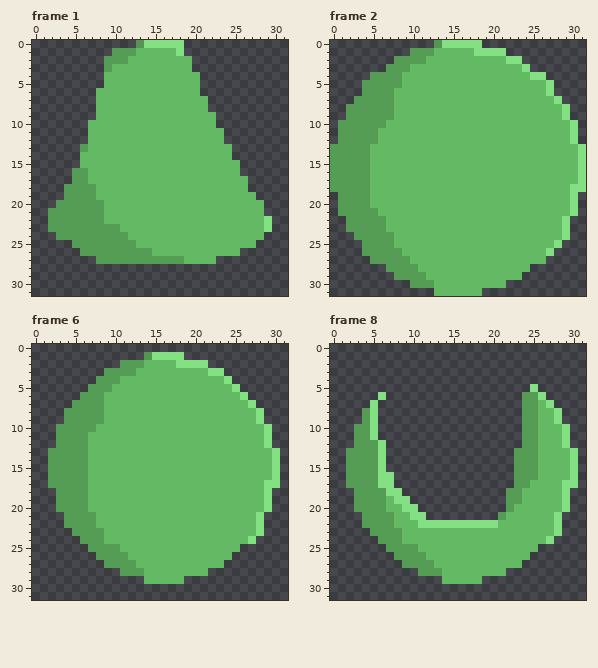
Pixel-art file -- assets/sprites/animations/kraken.ase. The picture above was drawn from the file before the commit.
32x32 pixels, 8 frames. Shown: frame 1, frame 2, frame 6, frame 8. The commit also changed other frames, which this record leaves out.
The same view after the edit:
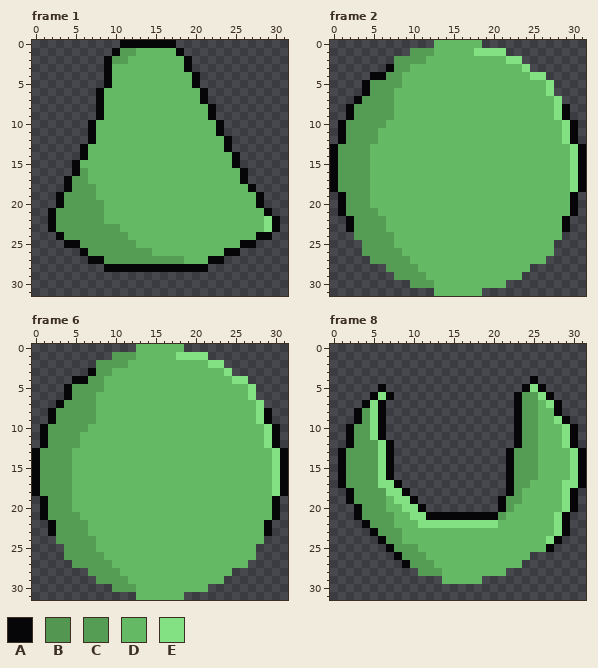
Palette (. is transparent): A #060608  B #529652  C #559c55  D #64b964  E #83e183
What changed:
Changed rows in their new state; - is an unchanged pixel.
Frame 1:
first column x 2:
 0 ---------AAAAAAA.------------
 1 --------A-------A------------
 2 -------A---------A-----------
 3 -------A---------A-----------
 4 -------A----------A----------
 5 -------A----------A----------
 6 ------A------------A---------
 7 ------A------------A---------
 8 ------A-------------A--------
 9 ------A-------------A--------
10 -----A---------------A-------
11 -----A---------------A-------
12 -----A----------------A------
13 ----A-----------------A------
14 ----A------------------A-----
15 ---A-------------------A-----
16 ---A--------------------A----
17 --A---------------------A----
18 --A----------------------A---
19 -A------------------------A--
20 -A------------------------A--
21 A--------------------------A-
22 A---------------------------A
23 A---------------------------A
24 -A------------------------AA-
25 --AA--------------------AA---
26 ----A-----------------AA-----
27 -----AA-------------AA-------
28 -------AAAAAAAAAAAAA---------
Frame 2:
first column x 0:
 0 -------------DDDDDD-------------
 3 -------A------------------------
 4 -----AA-------------------------
 5 ----A---------------------------
 6 ----A---------------------------
 7 ---A----------------------------
 8 --A-------------------------EA--
 9 --A-------------------------EA--
10 -A---------------------------EA-
11 -A---------------------------EA-
12 -A---------------------------EA-
13 A-----------------------------EA
14 A-----------------------------EA
15 A-----------------------------EA
16 A-----------------------------EA
17 A-----------------------------EA
18 A------------------------------A
19 -A----------------------------A-
20 -A----------------------------A-
21 -A----------------------------A-
22 --A--------------------------A--
23 --A--------------------------A--
24 -----------------------------.--
25 ----------------------------.---
26 ---------------------------D----
Frame 6:
first column x 0:
 0 -------------DDDDDD-------------
 1 ----------CCCDDDDD-EEE----------
 2 --------CCC-DD----DDDDEE--------
 3 -------AC-DDD---------DDE-------
 4 -----AAC-DD-------------DEE-----
 5 ----ACC--D---------------DDE----
 6 ----AC--D-----------------DE----
 7 ---AC---D------------------DE---
 8 --AC----D--------------------A--
 9 --AC----D--------------------A--
10 -AC----D----------------------A-
11 -AC---D-----------------------A-
12 -AC---D-----------------------A-
13 AC---DD------------------------A
14 AC---DD------------------------A
15 AC---DD------------------------A
16 AC---DD------------------------A
17 AC---DD----------------------D-A
18 ACC--DD----------------------DEA
19 -AC--DD----------------------DA-
20 -AC--DD----------------------DA-
21 -ACC--DD--------------------DDA-
22 --AC---D--------------------DA--
23 --ACC--DD-------------------DA--
24 ---CCC--D------------------DD---
25 ----CCC-DDD---------------DD----
26 ----CCCC-DDD-------------DDD----
27 -----CCCC-DDD-----------DDD-----
28 -------CCCCDDD--------DDD-------
29 --------CCCCDD-----DDDDD--------
30 ----------CCCDDDDDDDDD----------
31 -------------DDDDDD-------------
Frame 8:
first column x 1:
 4 ------------------------A------
 5 -----A-----------------A-A-----
 6 ----A-A---------------A---A----
 7 ---A-A----------------A----A---
 8 --A--A----------------A----A---
 9 --A--A----------------A-----A--
10 -A---A----------------A------A-
11 -A---A----------------A------A-
12 -A----A---------------A------A-
13 A-----A--------------A--------A
14 A-----A--------------A--------A
15 A-----A--------------A--------A
16 A-----A--------------A--------A
17 A------A-------------A--------A
18 -A------A------------A-------A-
19 -A-------A----------A--------A-
20 --A-------A---------A--------A-
21 --A--------AAAAAAAAA--------A--
22 ---A------------------------A--
23 ----A-----------------------A--
24 -----A---------------------A---
25 ------A------------------DA----
26 -------A-----------------------
27 --------A----------------------
Where, in picture pixels (left, top, right, bottom), the same in both pictures:
changed: (48, 40, 280, 272)
changed: (434, 40, 482, 48)
changed: (330, 64, 394, 232)
changed: (546, 104, 586, 256)
changed: (32, 344, 288, 600)
changed: (338, 376, 586, 568)
